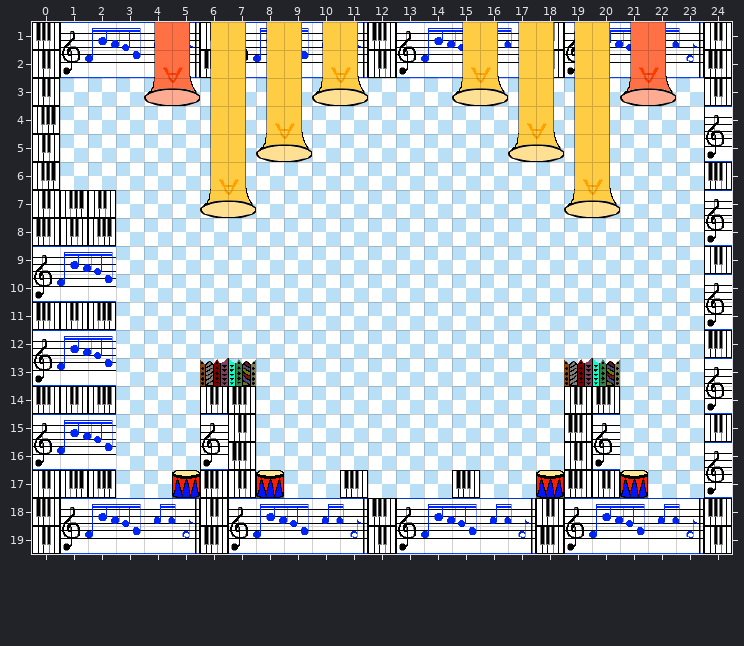
Tiled map -- tiles_map/LevelMusicBoss.tmx. Above: the version before the commit.
Cells are 32x32 px. Shown: x 0..24, y 1..19. The old version is drawn lined up with the new one.
After the commit:
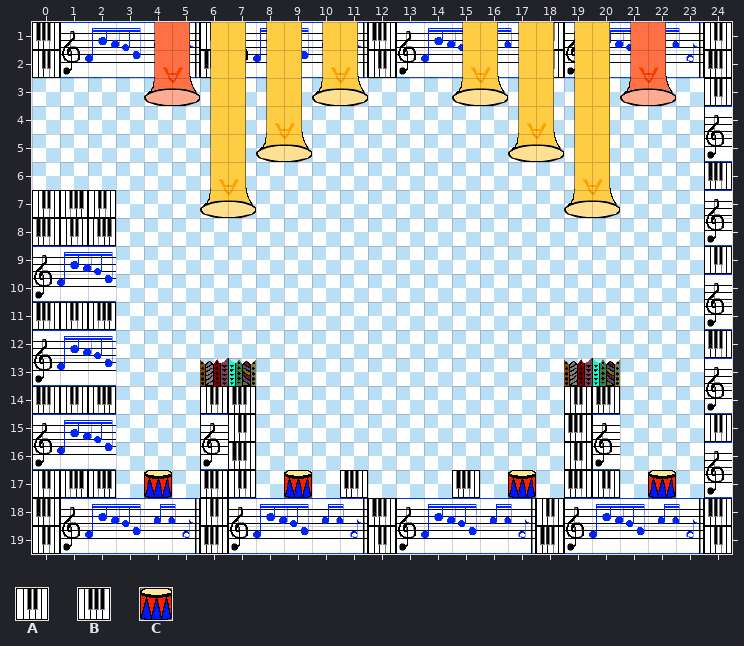
Key: from "set_music": A 26, B 27, C 35.
_ is an empty cell.
What changed:
{"change": "map size 25x19 -> 26x20 cells (old content now starts at 0,1; both pictures use the new coordinates)"}
{"where": "layer \"Terrain\""}
{"y":3,"x":0,"old":"A","new":"_"}
{"y":4,"x":0,"old":"B","new":"_"}
{"y":5,"x":0,"old":"A","new":"_"}
{"y":6,"x":0,"old":"B","new":"_"}
{"y":17,"x":4,"old":"_C","new":"C_"}
{"y":17,"x":8,"old":"C_","new":"_C"}
{"y":17,"x":17,"old":"_C","new":"C_"}
{"y":17,"x":21,"old":"C_","new":"_C"}
